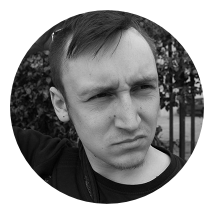
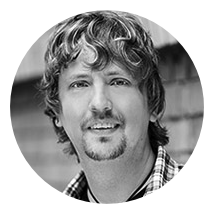
Layers edited between the first and the second 214 × 214 image:
added layer "kroger.jpg" above "witek.jpg" over [10, 10, 204, 204]
hid "witek.jpg" over [10, 10, 204, 204]
